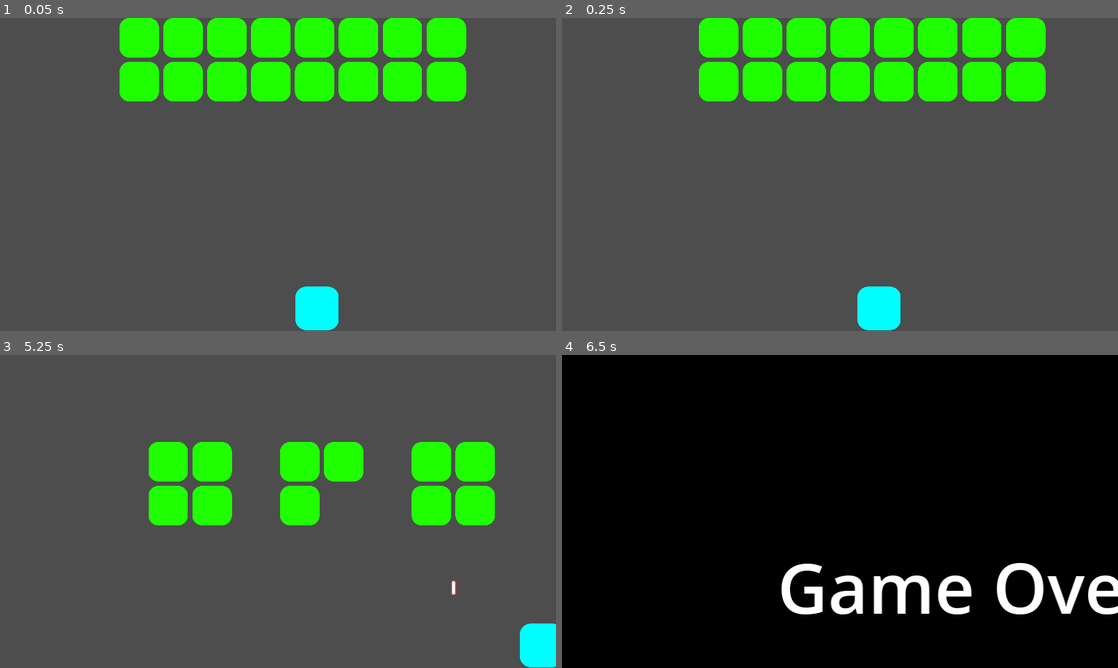
Above: before the commit, frames 1-4 (two rows, left to right).
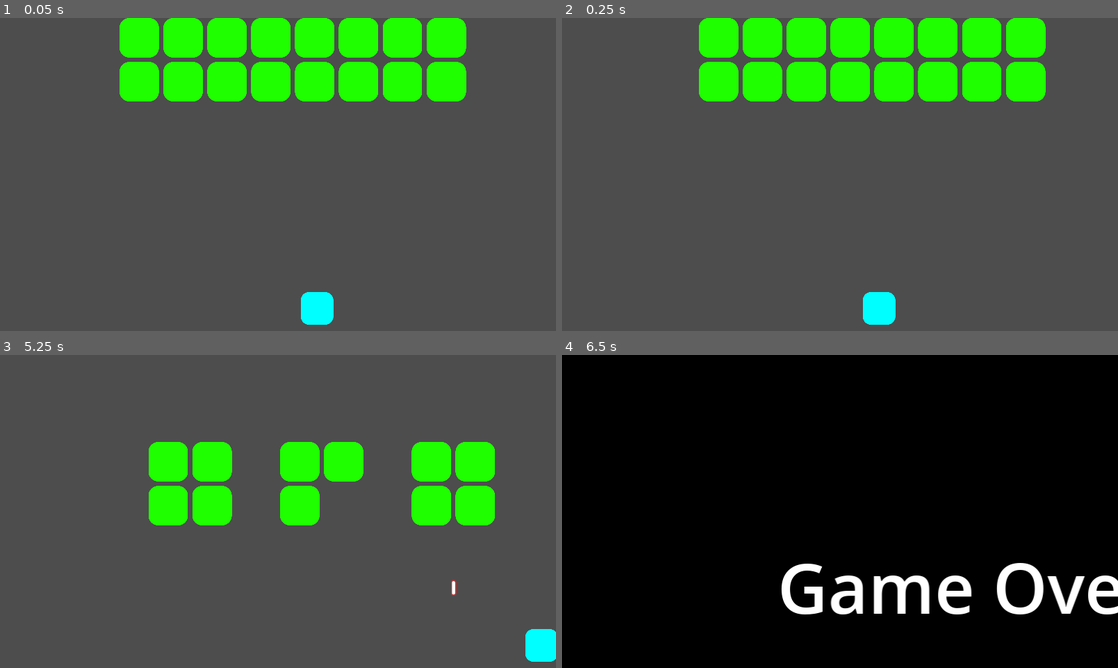
Above: after the commit, the same moments.

Repository: michael-j-coyne/space-defense
Game: Godot game, scene res://scenes/main.tscn
Same seed, same stepped clock (60 frames per second), same inputs: the game is played once before the commit and once after it.
Inputs (mouse positions are in pixels of both pictures, inside the frame that each line leads up to):
- Up to frame 1 (0.05 s): no input
- Up to frame 2 (0.25 s): no input
- Up to frame 3 (5.25 s): tap Enter (ui_accept) at 0.5, 0.77, 3.77 s; move the mouse to (400, 495) at 0.52 s; hold Right (ui_right) 0.53-1.25 s; hold Shift 0.53-1.25 s; click (400, 495) at 0.67 s; drag from (166, 527) to (216, 417) at 1.27 s; move the mouse to (333, 442) at 2.02 s; hold Right (ui_right) 2.03-2.75 s; tap Ctrl at 2.1 s; drag from (250, 574) to (127, 417) at 2.77 s; move the mouse to (444, 558) at 3.52 s; hold Left (ui_left) 3.53-4.25 s; tap Alt at 3.6 s; drag from (111, 464) to (389, 461) at 4.27 s; move the mouse to (305, 511) at 5.02 s; hold Left (ui_left) from 5.03 s (still down); hold Shift from 5.03 s (still down); click (305, 511) at 5.17 s
- Up to frame 4 (6.5 s): release Left (ui_left) at 5.75 s; release Shift at 5.75 s; tap Enter (ui_accept) at 5.75 s; drag from (756, 433) to (728, 527) at 5.77 s

The runs differ from the first frame. In frame 1, 0.5% of the frame differs, in the area x 53-61%, y 85-100%; in frame 2, 0.5%; in frame 3, 0.3%; in frame 4, nothing differs.

Commit message:
Scale player in editor base on SIZE const

Diff:
--- a/scenes/player.gd
+++ b/scenes/player.gd
@@ -1,15 +1,26 @@
+@tool
+
 class_name Player extends Node2D
 
-const SIZE = Vector2(100, 100)
+const SIZE = Vector2(75, 75)
 
 @export var speed: float
 
 func _ready() -> void:
 	scale = SIZE / $Sprite2D.get_rect().size
 
+func _process(_delta: float) -> void:
+	if not Engine.is_editor_hint():
+		return
+
+	scale = SIZE / $Sprite2D.get_rect().size
+
 # NOTE: if we are really being sticklers, we could extract the input handling
 # into its own component.
 func _physics_process(delta: float) -> void:
+	if Engine.is_editor_hint():
+		return
+
 	var velocity = Vector2.ZERO
 
 	if Input.is_action_pressed("ui_right"):
